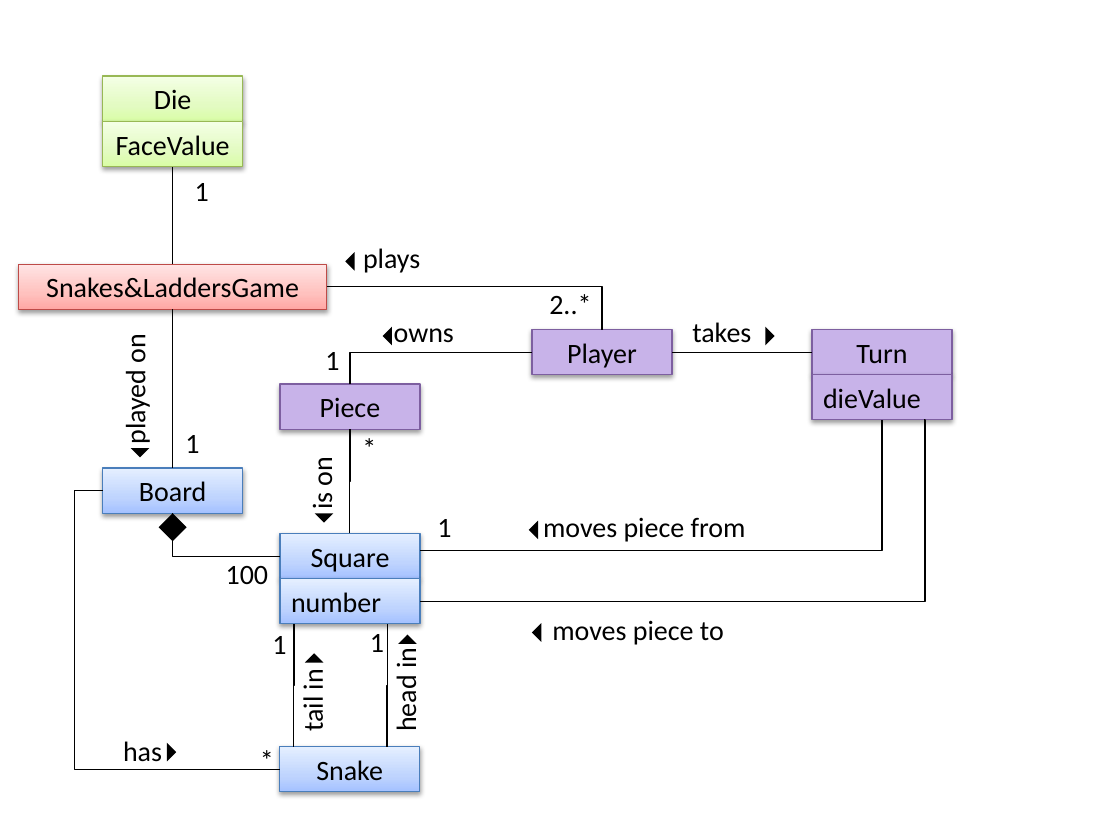
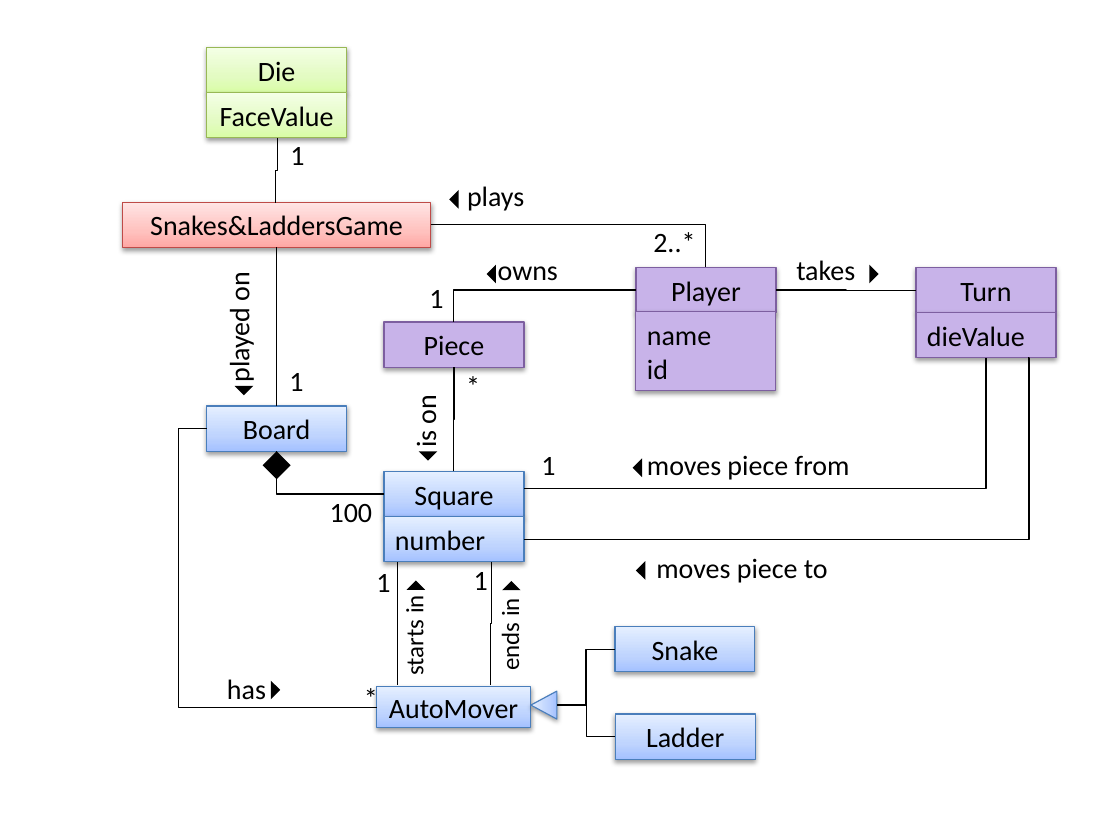
Before and after one commit to se-edu/se-book, a slide deck: slide 1 of diagrams/modelling/modellingStructures/objectOrientedDomainModels/snakesAndLadders.pptx. Drawn at 1120x840 pixels with LibreOffice and Linux fonts; fonts in the diff are those of the drawing. Boxes give left, top, right and bottom in pixels: in the first picture for what was removed or moved away, otherwise in the second. Text is boxed around its words. In the diff, an @@ line names an element or a change of style, - is before the commit and + after.

```diff
--- a/diagrams/modelling/modellingStructures/objectOrientedDomainModels/snakesAndLadders.pptx
+++ b/diagrams/modelling/modellingStructures/objectOrientedDomainModels/snakesAndLadders.pptx
@@ rectangle "Die": place and size @@
-rectangle "Die" at (103, 76, 243, 121)
+rectangle "Die" at (206, 47, 346, 92)
@@ rectangle "FaceValue": place and size @@
-rectangle "FaceValue" at (103, 121, 243, 166)
+rectangle "FaceValue" at (206, 93, 346, 138)
@@ text "1": place and size @@
-text "1" at (195, 183, 209, 201)
+text "1" at (290, 147, 304, 165)
@@ elbow line moved from (172, 264) - (172, 167) to (276, 203) - (278, 139) @@
@@ rectangle added at (636, 311, 776, 391), fill #C9B5E8, outline #7D60A0 0.75 pt, 18 pt, text #000000 @@
+name
+id
@@ elbow line moved from (280, 769) - (103, 491) to (376, 707) - (206, 429) @@
@@ 12 texts, 10 elbow lines, 8 triangles, 6 rectangles, 1 diamond: place and size @@
-12 texts, 10 elbow lines, 8 triangles, 6 rectangles, 1 diamond at (19, 251, 952, 784)
+12 texts, 10 elbow lines, 8 triangles, 6 rectangles, 1 diamond at (122, 190, 1056, 722)
@@ 5 texts, 2 rectangles: place and size @@
-5 texts, 2 rectangles at (119, 248, 952, 654)
+5 texts, 2 rectangles at (223, 186, 1056, 592)
@@ text at (400, 596, 430, 674): text changed; size 18 to 16 pt @@
-tail in
+starts in
@@ triangle: place and size @@
-triangle at (305, 653, 324, 662)
+triangle at (407, 580, 426, 589)
@@ text at (495, 599, 525, 669): text changed; size 18 to 16 pt @@
-head in
+ends in
@@ triangle: place and size @@
-triangle at (398, 635, 417, 644)
+triangle at (502, 581, 521, 590)
@@ rectangle "Snake": place and size @@
-rectangle "Snake" at (280, 747, 420, 792)
+rectangle "Snake" at (615, 626, 755, 671)
@@ elbow line added from (615, 650) to (557, 706), #000000 0.75 pt @@
@@ rectangle added at (376, 687, 531, 727), fill gradient #A4C4FF to #BFD4FF to #E6EEFF, outline #4B7EBC 0.75 pt, 18 pt, text #000000 @@
+AutoMover
@@ triangle added at (531, 691, 557, 719), fill gradient #A4C4FF to #BFD4FF to #E6EEFF, outline #4B7EBC 0.75 pt @@
@@ elbow line added from (615, 737) to (557, 706), #000000 0.75 pt @@
@@ rectangle added at (615, 715, 755, 759), fill gradient #A4C4FF to #BFD4FF to #E6EEFF, outline #4B7EBC 0.75 pt, 18 pt, text #000000 @@
+Ladder
```
Also in this commit, not shown: 2 other files.
